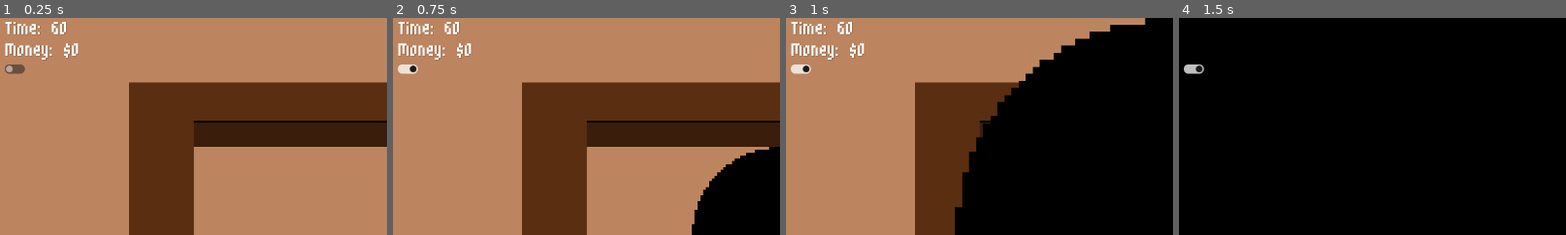
Above: before the commit, frames 1-4 (left to right).
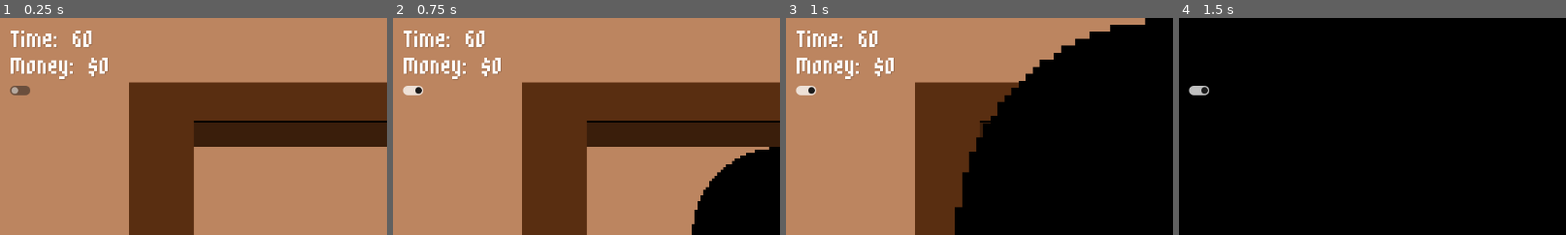
Above: after the commit, the same moments.

Repository: ElectricSpace25/Between-Scoops
Game: Godot game, scene res://Levels/Shop/shop.tscn
The game is run twice, just before and just after one commit, with the same random seed, the same clock (stepped at 60 frames per second) and the same inputs.
Inputs (mouse positions are % of the whole screen's width and height, from its top left; square brackets give the same spot before the commit, where the layout moved):
- Up to frame 1 (0.25 s): no input
- Up to frame 2 (0.75 s): click (3, 17) [2, 12] at 0.5 s
- Up to frame 3 (1 s): no input
- Up to frame 4 (1.5 s): hold D (walk_right) from 1.28 s (still down); hold E (interact) from 1.28 s (still down)
The pictures show only the part of the screen within x 0-50%, y 0-50%; the shares and areas given below are measured in that part.

The runs differ from the first frame. In frame 1, 2.9% of the frame differs, in the area x 1-29%, y 1-36%; in frame 2, 2.9%; in frame 3, 2.9%; in frame 4, 0.4%.

Commit message:
Larger UI text

Diff:
--- a/Entities/Player/player.tscn
+++ b/Entities/Player/player.tscn
@@ -6,7 +6,7 @@
 [ext_resource type="FontFile" uid="uid://bvnxga24owger" path="res://UI/m3x6.ttf" id="4_65hvr"]
 
 [sub_resource type="RectangleShape2D" id="RectangleShape2D_7c3wq"]
-size = Vector2(17, 6.5)
+size = Vector2(19, 6.5)
 
 [sub_resource type="Animation" id="Animation_fblil"]
 length = 0.001
--- a/Levels/Shop/shop.tscn
+++ b/Levels/Shop/shop.tscn
@@ -31,12 +31,12 @@
 
 [sub_resource type="LabelSettings" id="LabelSettings_0tqm5"]
 font = ExtResource("8_q1f54")
-font_size = 48
+font_size = 64
 shadow_color = Color(0, 0, 0, 0.145098)
 
 [sub_resource type="LabelSettings" id="LabelSettings_slvxm"]
 font = ExtResource("8_q1f54")
-font_size = 48
+font_size = 64
 shadow_color = Color(0, 0, 0, 0.145098)
 
 [node name="Shop" type="Node2D"]
@@ -85,19 +85,18 @@
 [node name="CanvasLayer" type="CanvasLayer" parent="."]
 
 [node name="TimerLabel" type="Label" parent="CanvasLayer"]
-offset_left = 8.0
-offset_top = -8.0
-offset_right = 100.0
-offset_bottom = 30.0
+offset_left = 16.0
+offset_right = 108.0
+offset_bottom = 51.0
 text = "Time: "
 label_settings = SubResource("LabelSettings_0tqm5")
 script = ExtResource("8_fktjj")
 
 [node name="MoneyLabel" type="Label" parent="CanvasLayer"]
-offset_left = 8.0
-offset_top = 24.0
-offset_right = 95.0
-offset_bottom = 62.0
+offset_left = 16.0
+offset_top = 40.0
+offset_right = 132.0
+offset_bottom = 91.0
 text = "Money: "
 label_settings = SubResource("LabelSettings_slvxm")
 script = ExtResource("9_eikm8")
@@ -105,9 +104,10 @@
 [node name="Transitioner" parent="CanvasLayer" instance=ExtResource("8_mowwh")]
 
 [node name="TransitionButton" type="CheckButton" parent="CanvasLayer" node_paths=PackedStringArray("transitioner")]
-offset_top = 64.0
-offset_right = 44.0
-offset_bottom = 88.0
+offset_left = 8.0
+offset_top = 96.0
+offset_right = 52.0
+offset_bottom = 120.0
 focus_mode = 0
 script = ExtResource("9_ismv7")
 transitioner = NodePath("../Transitioner")
